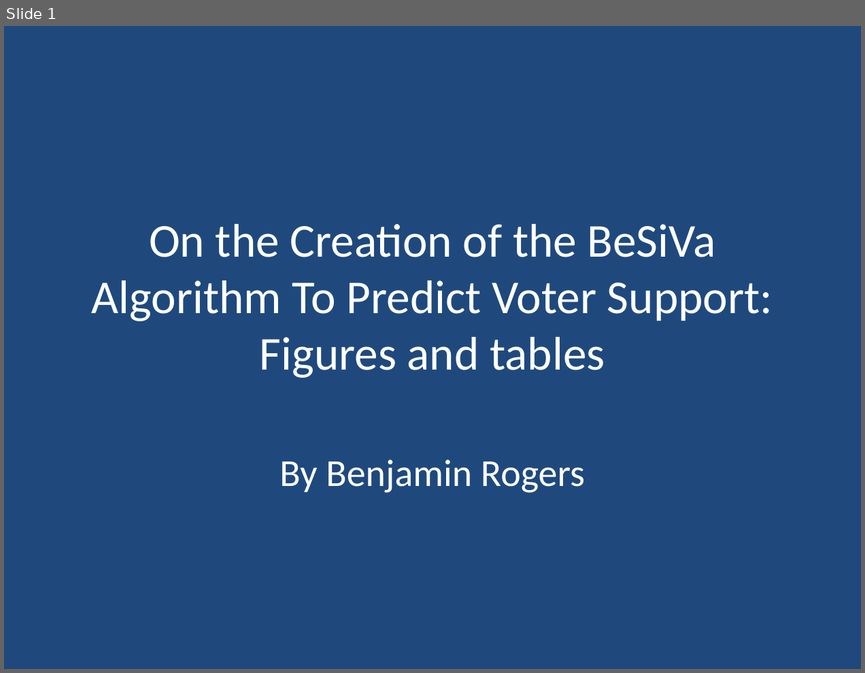
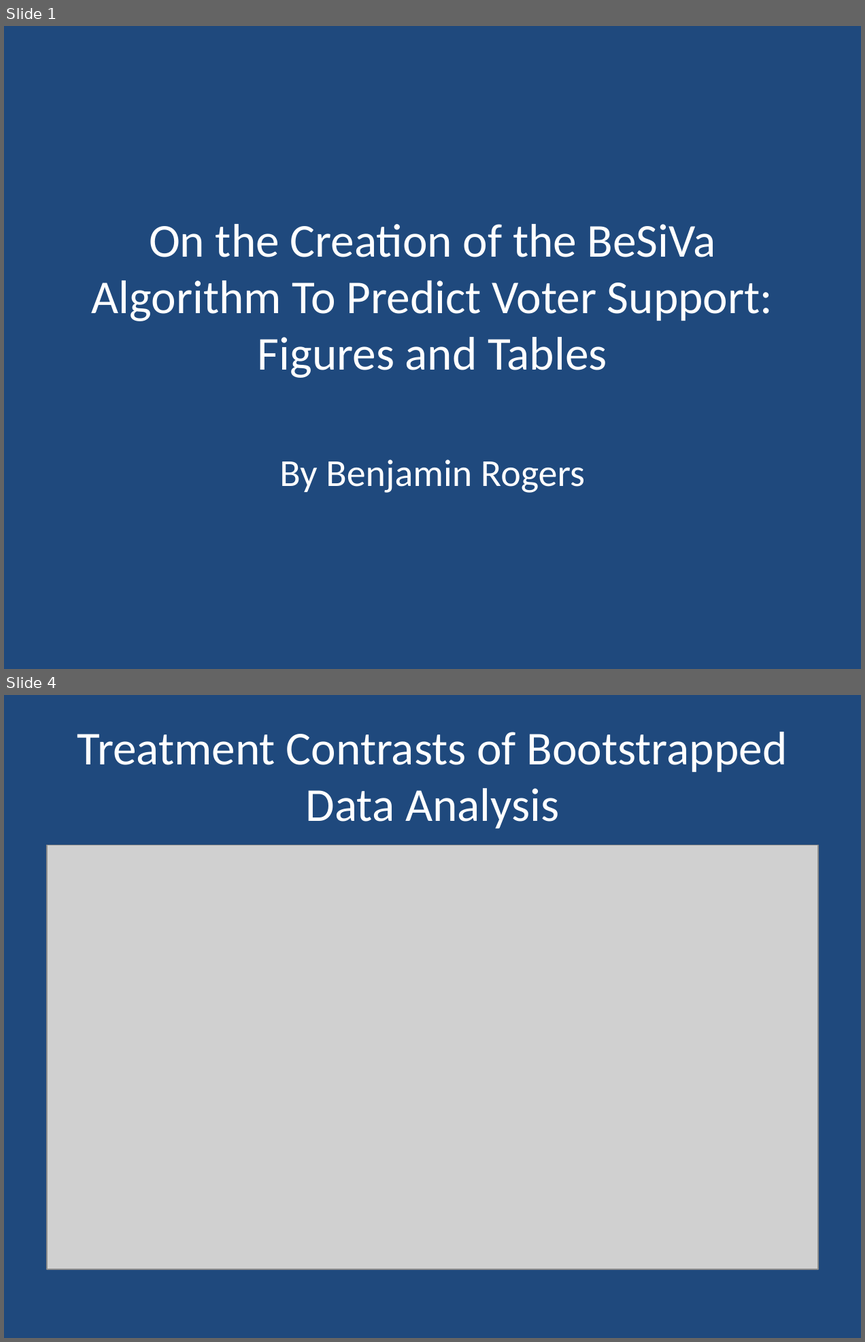
Before and after one commit to kingofkung/bjrThesis, a slide deck: Ben R Thesis Figures.pptx. Shown one above the other, each under a label of ours: slide 1 before the commit, slides 1 and 4 after it; the slides between them are not shown. The pictures are 865x673 and 865x1342 pixels, drawn with LibreOffice and Linux fonts; fonts in the diff are those of the drawing; grey boxes stand for pictures. Boxes give left, top, right and bottom in pixels: in the first picture for what was removed or moved away, otherwise in the second. Text is boxed around its words. In the diff, an @@ line names an element or a change of style, - is before the commit and + after.

```diff
--- a/Ben R Thesis Figures.pptx
+++ b/Ben R Thesis Figures.pptx
@@ slide 4 added at box(4, 695, 861, 1338), background #1F497D @@
@@ title added at box(77, 732, 787, 828), 39.6 pt, text #FFFFFF @@
+Treatment Contrasts of Bootstrapped Data Analysis
@@ picture added at box(47, 845, 818, 1269) @@
@@ slide 1 changed as well @@
@@ title at box(92, 224, 772, 378): text changed @@
-On the Creation of the BeSiVa Algorithm To Predict Voter Support:
-Figures and tables
+On the Creation of the BeSiVa Algorithm To Predict Voter Support:
+Figures and Tables
```
Also in this commit, not shown: 3 other slides added, 5 other files.
